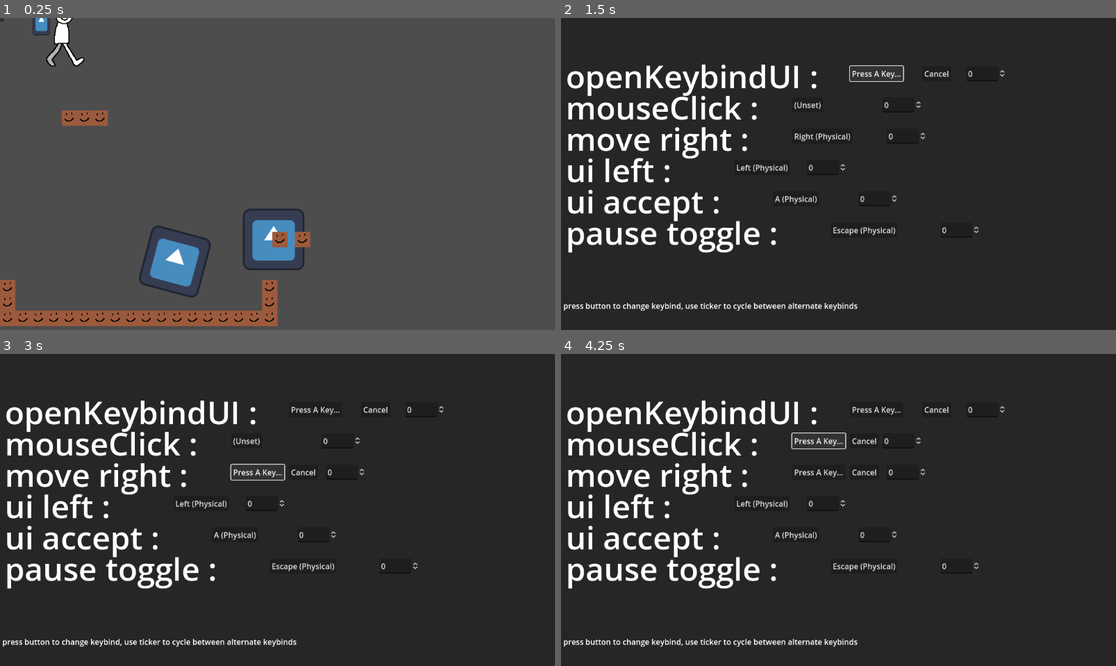
Above: before the commit, frames 1-4 (two rows, left to right).
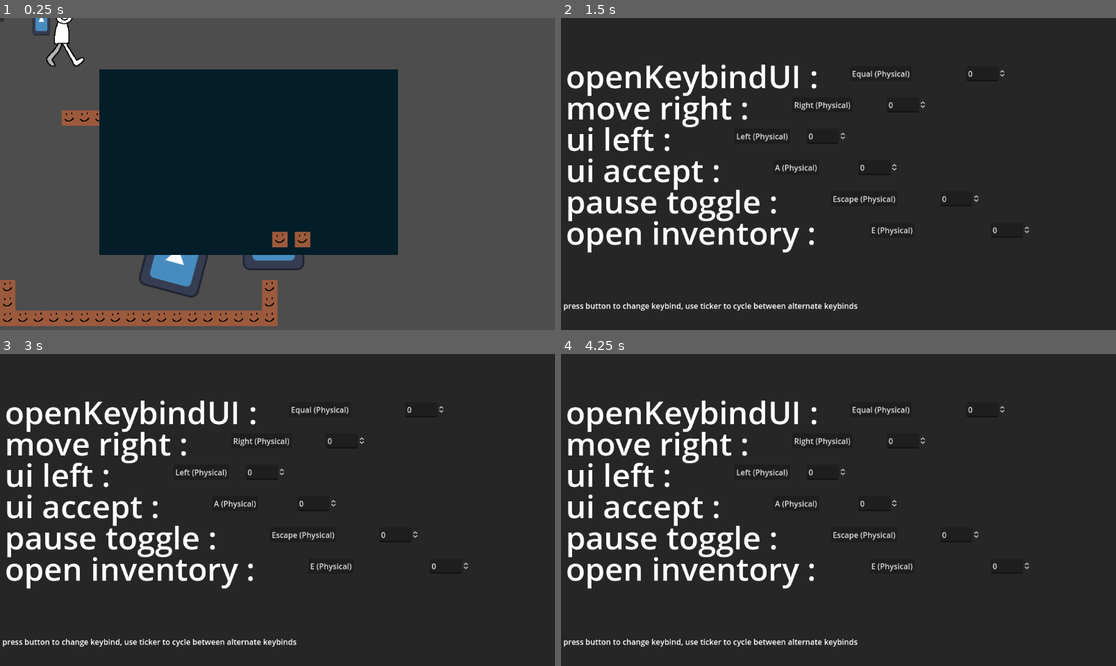
Above: after the commit, the same moments.

Repository: kaitaobenson/Dunebound
Game: Godot game, scene res://Scenes/Main.tscn
The game is run twice, just before and just after one commit, with the same random seed, the same clock (stepped at 60 frames per second) and the same inputs. The engine's default icon, where the game draws it, is replaced by a stand-in: a white triangle on a blue panel in a dark square.
Inputs (mouse positions are in pixels of both pictures, inside the frame that each line leads up to):
- Up to frame 1 (0.25 s): no input
- Up to frame 2 (1.5 s): move the mouse to (960, 158) at 0.52 s; hold Right (move-right) 0.53-1.25 s; tap = (openKeybindUI) at 0.6 s; click (960, 158) at 0.67 s; tap A (ui_accept) at 0.77 s; click "Equal (Physical)" at 1.25 s
- Up to frame 3 (3 s): click "Press A Key..." (after the commit: "Equal (Physical)") at 2 s; click "Right (Physical)" at 2.75 s
- Up to frame 4 (4.25 s): click (805, 441) at 3.5 s, where only the run before the commit has a clickable "(Unset)"

The runs differ from the first frame. In frame 1, 32% of the frame differs, in the area x 17-72%, y 16-76%; in frame 2, 6.7%; in frame 3, 6.7%; in frame 4, 6.7%.

Commit message:
silly little x icon :))

Diff:
--- /dev/null
+++ b/KaiTest3/Assets/Textures/ui_close.svg
@@ -0,0 +1,134 @@
+<?xml version="1.0" encoding="UTF-8" standalone="no"?>
+<!-- Created with Inkscape (http://www.inkscape.org/) -->
+
+<svg
+   width="24mm"
+   height="24mm"
+   viewBox="0 0 24 24"
+   version="1.1"
+   id="svg1"
+   xmlns="http://www.w3.org/2000/svg"
+   xmlns:svg="http://www.w3.org/2000/svg"
+   xmlns:rdf="http://www.w3.org/1999/02/22-rdf-syntax-ns#"
+   xmlns:cc="http://creativecommons.org/ns#"
+   xmlns:dc="http://purl.org/dc/elements/1.1/">
+  <title
+     id="title74">thingy</title>
+  <defs
+     id="defs1" />
+  <g
+     id="layer1">
+    <path
+       style="fill:none;fill-opacity:0.784314;stroke:#303030;stroke-width:0.386096;stroke-dasharray:none;stroke-opacity:1"
+       d=""
+       id="path20"
+       transform="scale(0.26458333)" />
+    <path
+       style="fill:none;fill-opacity:0.784314;stroke:#303030;stroke-width:0.386096;stroke-dasharray:none;stroke-opacity:1"
+       d=""
+       id="path21"
+       transform="scale(0.26458333)" />
+    <path
+       style="fill:none;fill-opacity:0.784314;stroke:#303030;stroke-width:0.386096;stroke-dasharray:none;stroke-opacity:1"
+       d=""
+       id="path22"
+       transform="scale(0.26458333)" />
+    <path
+       style="fill:none;fill-opacity:0.784314;stroke:#303030;stroke-width:0.386096;stroke-dasharray:none;stroke-opacity:1"
+       d=""
+       id="path23"
+       transform="scale(0.26458333)" />
+    <path
+       style="fill:none;fill-opacity:0.784314;stroke:#303030;stroke-width:0.386096;stroke-dasharray:none;stroke-opacity:1"
+       d=""
+       id="path24"
+       transform="scale(0.26458333)" />
+    <path
+       style="fill:none;fill-opacity:0.784314;stroke:#303030;stroke-width:0.386096;stroke-dasharray:none;stroke-opacity:1"
+       d=""
+       id="path32"
+       transform="scale(0.26458333)" />
+    <path
+       style="fill:none;fill-opacity:0.784314;stroke:#303030;stroke-width:0.386096;stroke-dasharray:none;stroke-opacity:1"
+       d=""
+       id="path36"
+       transform="scale(0.26458333)" />
+    <path
+       style="fill:none;fill-opacity:0.784314;stroke:#303030;stroke-width:0.386096;stroke-dasharray:none;stroke-opacity:1"
+       d=""
+       id="path37"
+       transform="scale(0.26458333)" />
+    <path
+       style="fill:none;fill-opacity:0.784314;stroke:#303030;stroke-width:0.048262;stroke-dasharray:none;stroke-opacity:1"
+       d=""
+       id="path41"
+       transform="scale(0.26458333)" />
+    <path
+       style="fill:none;fill-opacity:0.784314;stroke:#303030;stroke-width:0.048262;stroke-dasharray:none;stroke-opacity:1"
+       d=""
+       id="path42"
+       transform="scale(0.26458333)" />
+    <path
+       style="fill:none;fill-opacity:0.784314;stroke:#303030;stroke-width:0.011811;stroke-dasharray:none;stroke-opacity:1"
+       d=""
+       id="path49"
+       transform="scale(0.26458333)" />
+    <path
+       style="fill:none;fill-opacity:0.784314;stroke:#303030;stroke-width:0.011811;stroke-dasharray:none;stroke-opacity:1"
+       d=""
+       id="path51"
+       transform="scale(0.26458333)" />
+    <path
+       style="fill:none;fill-opacity:0.784314;stroke:#303030;stroke-width:0.011811;stroke-dasharray:none;stroke-opacity:1"
+       d=""
+       id="path53"
+       transform="scale(0.26458333)" />
+    <path
+       style="fill:none;fill-opacity:0.784314;stroke:#303030;stroke-width:0.011811;stroke-dasharray:none;stroke-opacity:1"
+       d=""
+       id="path56"
+       transform="scale(0.26458333)" />
+    <path
+       style="fill:none;fill-opacity:0.784314;stroke:#303030;stroke-width:0.011811;stroke-dasharray:none;stroke-opacity:1"
+       d=""
+       id="path57"
+       transform="scale(0.26458333)" />
+    <path
+       style="fill:none;fill-opacity:0.784314;stroke:#303030;stroke-width:0.011811;stroke-dasharray:none;stroke-opacity:1"
+       d=""
+       id="path59"
+       transform="scale(0.26458333)" />
+    <path
+       style="fill:none;fill-opacity:0.784314;stroke:#303030;stroke-width:0.377953;stroke-dasharray:none;stroke-opacity:1"
+       d=""
+       id="path64"
+       transform="scale(0.26458333)" />
+    <path
+       style="fill:none;fill-opacity:0.784314;stroke:#303030;stroke-width:1.51181;stroke-dasharray:none;stroke-opacity:1"
+       d=""
+       id="path71"
+       transform="scale(0.26458333)" />
+    <path
+       style="fill:#000000;fill-opacity:1;stroke:#303030;stroke-width:0.799999;stroke-dasharray:none;stroke-opacity:1"
+       id="rect72"
+       width="23.853804"
+       height="22.871588"
+       x="0.32740518"
+       y="0.60803819"
+       d="M 5.2852548,0.60803819 H 20.16348 A 4.017729,4.017729 45 0 1 24.181209,4.6257672 V 18.662093 a 4.8175331,4.8175331 135 0 1 -4.817533,4.817533 H 4.1112733 A 3.7838681,3.7838681 45 0 1 0.32740518,19.695758 V 5.5658878 A 4.9578496,4.9578496 135 0 1 5.2852548,0.60803819 Z"
+       transform="matrix(0.96142075,0,0,1.0006698,0.51953432,-0.06951163)" />
+    <path
+       style="fill:#303030;fill-opacity:1;stroke:#303030;stroke-width:0.799999;stroke-dasharray:none;stroke-opacity:1"
+       d="m 4.7239888,4.0691784 6.0336092,4.8643055 6.922281,-4.5369003 1.403165,1.7305702 -5.986837,4.5836722 5.378799,4.5369 -1.683798,1.543482 L 11.646269,12.020447 5.8932931,17.305702 3.9288619,15.388043 8.4657622,11.131776 3.5546847,7.1093694 4.9578498,4.3030393"
+       id="path73" />
+  </g>
+  <metadata
+     id="metadata74">
+    <rdf:RDF>
+      <cc:Work
+         rdf:about="">
+        <dc:title>thingy</dc:title>
+      </cc:Work>
+    </rdf:RDF>
+  </metadata>
+</svg>
--- a/KaiTest3/Scenes/Main.tscn
+++ b/KaiTest3/Scenes/Main.tscn
@@ -221,3 +221,20 @@
 offset_bottom = 1060.0
 color = Color(0.184314, 0.184314, 0.184314, 0.945098)
 script = ExtResource("10_8dq1e")
+
+[node name="inventoryContainer" type="Node2D" parent="."]
+
+[node name="Control" type="Control" parent="inventoryContainer"]
+layout_mode = 3
+anchors_preset = 0
+offset_left = 205.0
+offset_top = 90.0
+offset_right = 916.0
+offset_bottom = 472.0
+
+[node name="ColorRect" type="ColorRect" parent="inventoryContainer"]
+offset_left = 206.0
+offset_top = 107.0
+offset_right = 826.0
+offset_bottom = 492.0
+color = Color(0.0117647, 0.117647, 0.156863, 1)
--- /dev/null
+++ b/KaiTest3/foodTemplate.gd
@@ -0,0 +1,20 @@
+extends RigidBody2D
+func texture(naim:String):
+	#make a texture, load an image into it, and return the texture!
+	var le_image = Image.new()
+	var le_texture = ImageTexture.new()
+	le_image.load(naim)
+	le_texture.create_from_image(le_image)
+	return le_texture
+func newFoodObject(foodType:String,pos:Vector2,foodParent):
+	var file = FileAccess.open("res://internalConfig/food.json",FileAccess.READ)
+	var food = JSON.parse_string(file.get_as_text())["food"][foodType]
+	var newFood = self.duplicate(15)
+	var hitbox = RectangleShape2D.new()
+	hitbox.size = Vector2(food[3]["hitboxSize_x"],food[4]["hitboxSize_y"])
+	newFood.get_node("hitbox").shape = hitbox
+	newFood.get_node("Sprite2D").texture = texture(food[1]["texture"])
+	foodParent.add_child(newFood)
+	newFood.position = pos
+func _process(delta):
+	pass
--- /dev/null
+++ b/KaiTest3/food_template.tscn
@@ -0,0 +1,10 @@
+[gd_scene load_steps=2 format=3 uid="uid://cusqb5nrtk3bl"]
+
+[ext_resource type="Script" path="res://foodTemplate.gd" id="1_a3gnn"]
+
+[node name="foodTemplate" type="RigidBody2D"]
+script = ExtResource("1_a3gnn")
+
+[node name="Sprite2D" type="Sprite2D" parent="."]
+
+[node name="hitbox" type="CollisionShape2D" parent="."]
--- /dev/null
+++ b/KaiTest3/internalConfig/food.json
@@ -0,0 +1,11 @@
+{
+	"comment1" : "this file sets out the different types of food and their textures, hitbox sizes, and amount of food points they quench",
+	"food" : {
+		"exampleFood" : [
+			{"texture" : "res://Assets/Textures/icon.svg"},
+			{"hungerPoints" : 5},
+			{"hitboxSize_x" : 50},
+			{"hitboxSize_y" : 50}
+		],
+	},
+}
--- a/KaiTest3/userData/keybinds.json
+++ b/KaiTest3/userData/keybinds.json
@@ -6,12 +6,6 @@
 			"actionName": "openKeybindUI",
 			"key": [
 				"Equal"
-			]
-		},
-		{
-			"actionName": "mouseClick",
-			"key": [
-				"MOuse"
 			]
 		},
 		{
@@ -38,6 +32,12 @@
 			"key": [
 				"Escape"
 			]
+		},
+		{
+			"actionName" : "open_inventory",
+			"key" : [
+				"E"
+			]
 		}
 	]
 }
Not shown, added: KaiTest3/Assets/Textures/desktop.ini
